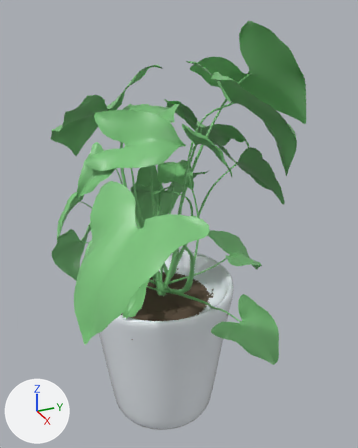
A saved change to the glTF model assets/models/area_01/living_plant.glb.
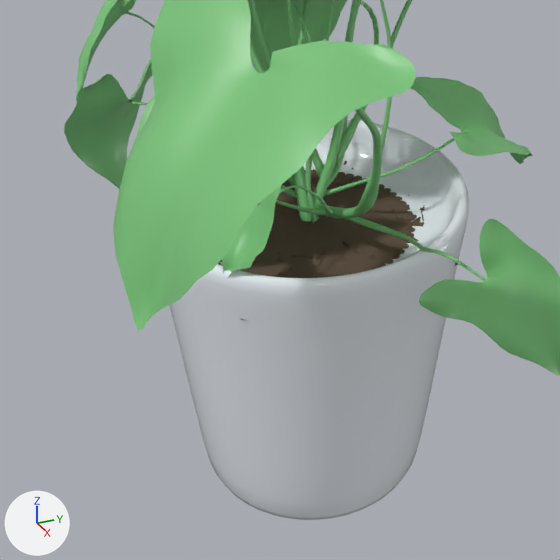
Old and new are each drawn whole from a 50 mm camera at (1.582, -0.635, 1.622) aimed at (-0.113, 0.128, 0.774) and again close up on the part from 6% to 77% of the width and 44% to 100% of the height. The lights are fixed; the arrows at lower left show +X, +Y and +Z. The last two pictures show the newer version. Vertices at exactly the same position are counted once.

The first close-up shows 'LivingPlant'.
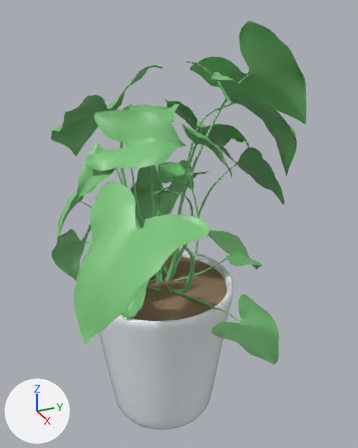
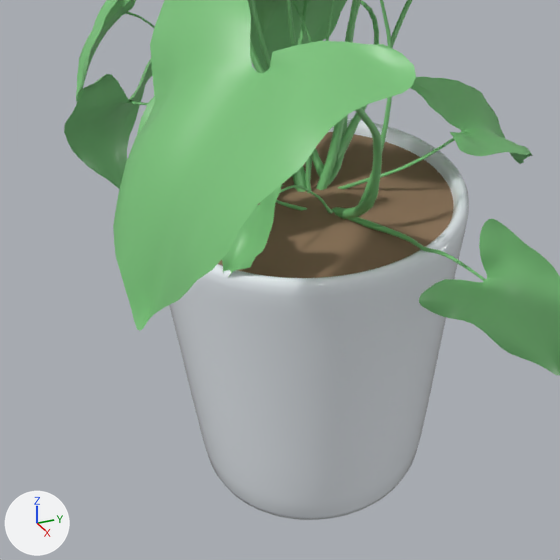
Commit message: fix: planta del living sin cruces y tierra limpia en la maceta

Edits to the bpy script that builds the scene:
```text
Change mat_living_soil:
    mat_living_soil.base_color: (0.12, 0.08, 0.05) -> (0.3, 0.19, 0.11)  # brown #61503f -> brown #95795d
Change me_livingplant:
    used by ob_livingplant; location = (0.0, 0.0, 0.0)
    remove me_livingplant.from_pydata(...)  # 11242 vertices, 18738 faces; spans x -0.75..0.58, y -0.42..0.79, z 0.0..1.54
    add me_livingplant.from_pydata(...)  # 9394 vertices, 17028 faces; spans x -0.75..0.58, y -0.42..0.79, z 0.0..1.54
    me_livingplant part 1: 479 loose pieces with 2361 vertices, spanning x -0.27..0.27, y -0.26..0.27, z 0.48..0.54, are deleted
    me_livingplant part 2: 7 vertices moved within x -0.07..0.07, y -0.01..0.07, z 0.58; 513 vertices added at x -0.27..0.27, y -0.27..0.27, z 0.57..0.58
```

Where the change shows, as pixel boxes (x1, y1, x2, y2) in the close-ups (560 x 560 px):
'LivingPlant', recoloured, reshaped
    both: (64, 0, 560, 520)
part 1 of me_livingplant, deleted (brown)
    before: (218, 160, 458, 321)
part 2 of me_livingplant, built on
    before: (288, 176, 332, 215)
    after: (218, 132, 454, 278)
